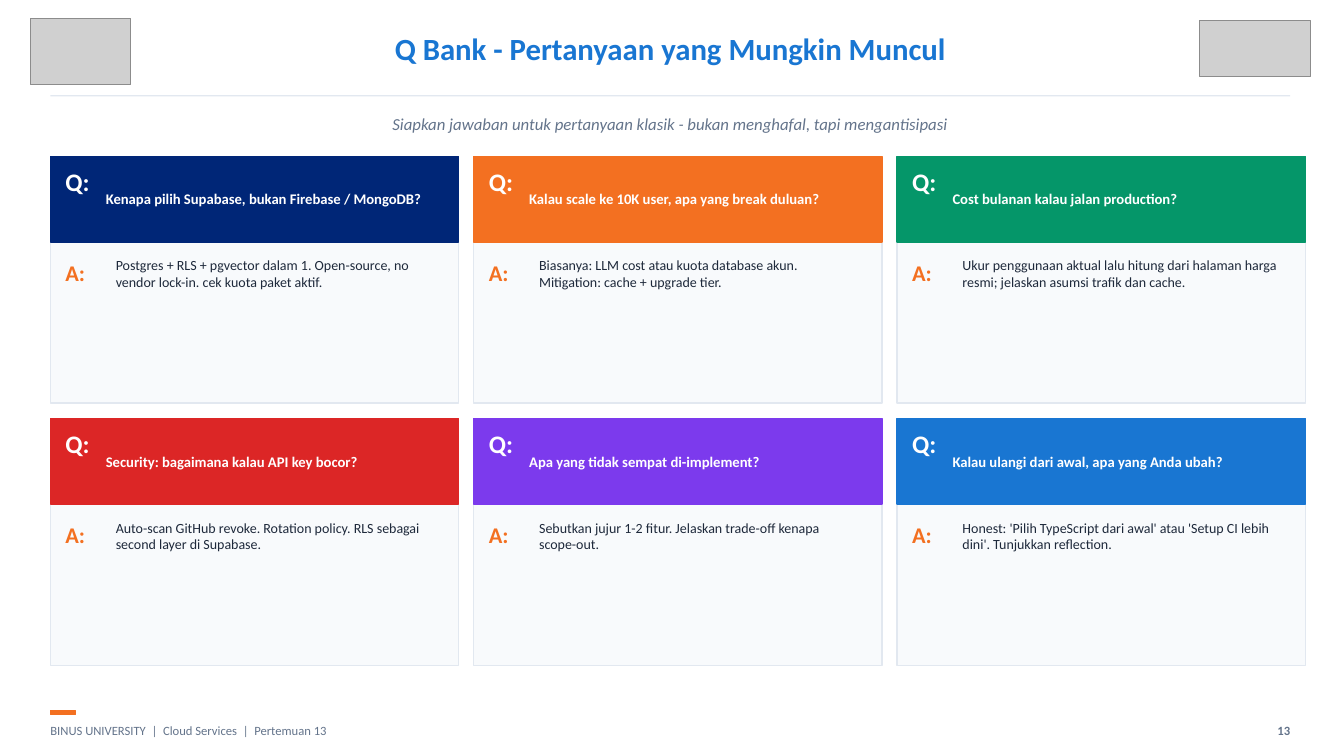
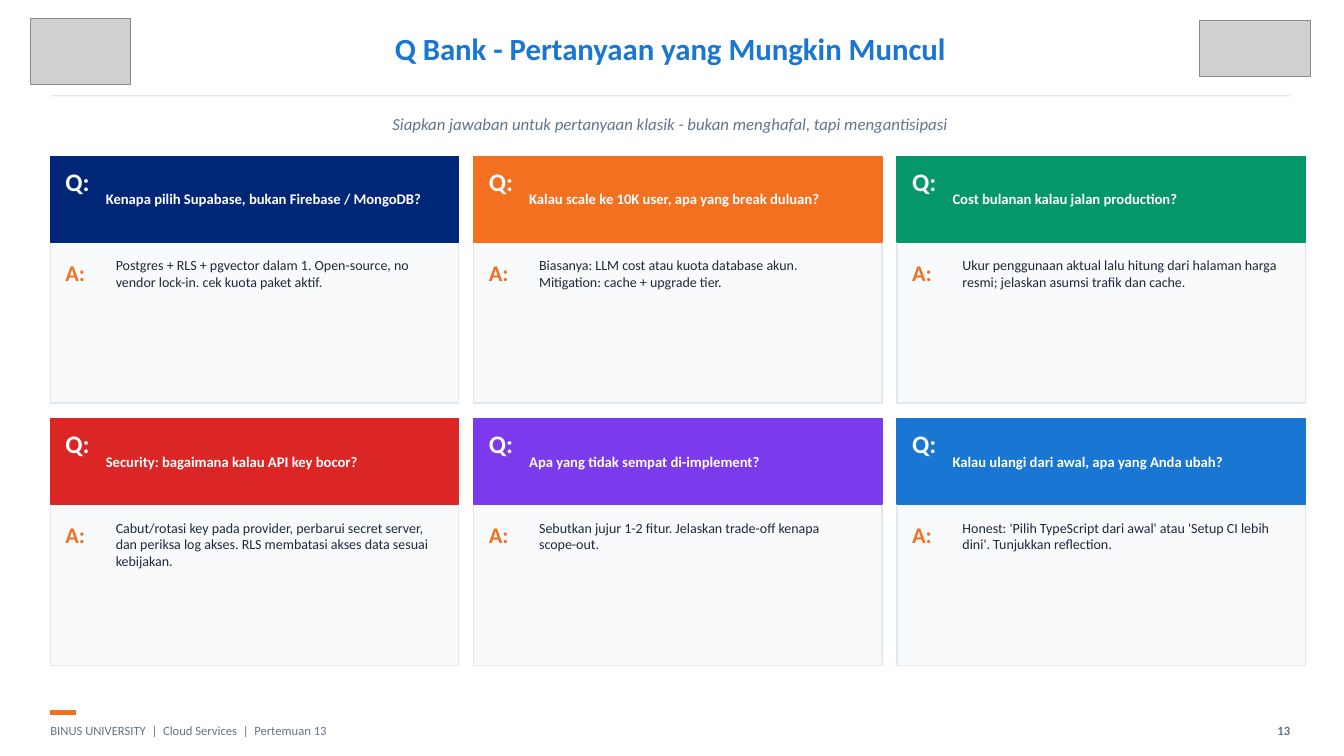
Before and after one commit to SeedFlora/meet11CloudService, a slide deck: slide 13 of slides/Teori_Pertemuan_13.pptx. Drawn at 1344x756 pixels with LibreOffice and Linux fonts; fonts in the diff are those of the drawing; grey boxes stand for pictures. Boxes give left, top, right and bottom in pixels: in the first picture for what was removed or moved away, otherwise in the second. Text is boxed around its words. In the diff, an @@ line names an element or a change of style, - is before the commit and + after.

```diff
--- a/slides/Teori_Pertemuan_13.pptx
+++ b/slides/Teori_Pertemuan_13.pptx
@@ text at box(116, 523, 428, 569): text changed @@
-Auto-scan GitHub revoke. Rotation policy. RLS sebagai second layer di Supabase.
+Cabut/rotasi key pada provider, perbarui secret server, dan periksa log akses. RLS membatasi akses data sesuai kebijakan.
```
Also in this commit, not shown: 12 other files.
